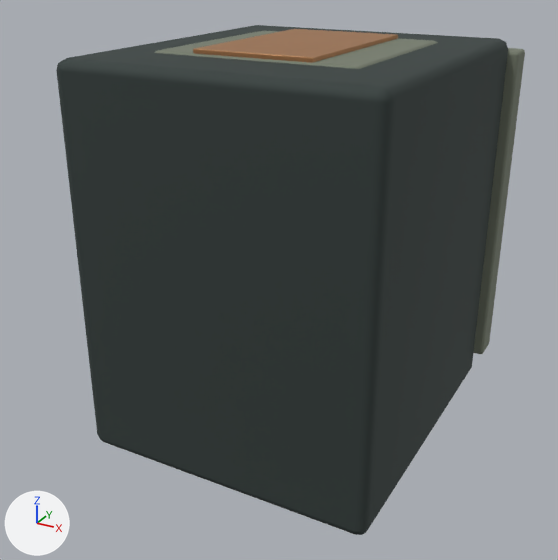
The Blender file tools/godot-campaign/structure-art/blend/relay-top-0.blend: old version first, new version second.
Camera for both pictures: a 50 mm lens placed at (0.849, -1.657, 1.212), pointed at (-0.028, -0.062, 0.414). The lights are fixed; the arrows at lower left show +X, +Y and +Z. The first picture is the older version.

Objects in the first picture: 'relay_0', 'relay_1', 'relay_3'.
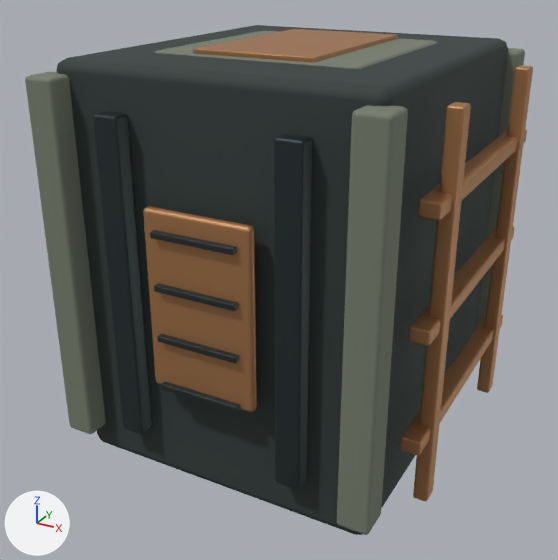
Where the change shows, as pixel boxes (x1, y1, x2, y2) in the pictures (558 x 560 px):
'relay_1', reshaped (35% wider, 56% taller)
    before: (154, 30, 525, 354)
    after: (25, 30, 525, 535)
'relay_3', reshaped
    before: (193, 29, 398, 63)
    after: (143, 29, 533, 501)
'relay_2', reshaped (not visible before)
    after: (93, 111, 312, 490)
part 1 of me_cube_001, added
    after: (25, 71, 106, 434)
part 2 of me_cube_001, added
    after: (337, 105, 408, 535)
part 3 of me_cube_003, added
    after: (93, 111, 152, 434)
part 4 of me_cube_003, added
    after: (274, 134, 312, 490)
part 5 of me_cube_003, added
    after: (161, 381, 241, 413)
part 6 of me_cube_003, added
    after: (158, 334, 239, 363)
part 7 of me_cube_003, added
    after: (154, 283, 238, 311)
part 8 of me_cube_003, added
    after: (150, 230, 237, 255)
part 9 of me_cube_005, added (orange)
    after: (143, 206, 257, 412)
part 10 of me_cube_005, added (orange)
    after: (400, 65, 533, 501)

Diff of the bpy script that builds the scene:
```diff
--- a/tools/godot-campaign/structure-art/blend/relay-top-0.blend.py
+++ b/tools/godot-campaign/structure-art/blend/relay-top-0.blend.py
@@ me_cube_001 @@
 # used by ob_relay_1; location = (0.0, 0.0, 0.0); rotation_euler = (1.571, 0.0, 0.0), in degrees (90, 0, 0)
-me_cube_001.from_pydata(...)  # 168 vertices, 162 faces; spans x -0.407..0.407, y 0.085..0.99, z -0.475..0.245
+me_cube_001.from_pydata(...)  # 280 vertices, 270 faces; spans x -0.407..0.407, y 0.085..0.99, z -0.475..0.475
+# me_cube_001 part 1: the loose piece of 56 vertices spanning x -0.407..-0.333, y 0.085..0.955, z -0.475..-0.395 is copied, and the copy is moved by (0.0, 0.0, 0.87); it spans x -0.407..-0.333, y 0.085..0.955, z 0.395..0.475
+# me_cube_001 part 2: the loose piece of 56 vertices spanning x 0.333..0.407, y 0.085..0.955, z -0.475..-0.395 is copied, and the copy is moved by (0.0, 0.0, 0.87); it spans x 0.333..0.407, y 0.085..0.955, z 0.395..0.475
 me_cube_001.materials.append(mat_relay_1)
@@ me_cube_003 @@
 # used by ob_relay_2; location = (0.0, 0.0, 0.0); rotation_euler = (1.571, 0.0, 0.0), in degrees (90, 0, 0)
-me_cube_003.from_pydata(...)  # 336 vertices, 324 faces; spans x -0.24..0.24, y 0.13..0.89, z -0.48..-0.421
+me_cube_003.from_pydata(...)  # 672 vertices, 648 faces; spans x -0.24..0.24, y 0.13..0.89, z -0.48..0.48
+# me_cube_003 part 3: the loose piece of 56 vertices spanning x -0.24..-0.18, y 0.13..0.89, z -0.463..-0.421 is copied, and the copy is moved by (0.0, 0.0, 0.884); it spans x -0.24..-0.18, y 0.13..0.89, z 0.421..0.463
+# me_cube_003 part 4: the loose piece of 56 vertices spanning x 0.18..0.24, y 0.13..0.89, z -0.463..-0.421 is copied, and the copy is moved by (0.0, 0.0, 0.884); it spans x 0.18..0.24, y 0.13..0.89, z 0.421..0.463
+# me_cube_003 part 5: the loose piece of 56 vertices spanning x -0.1..0.1, y 0.293..0.307, z -0.48..-0.464 is copied, and the copy is moved by (0.0, 0.0, 0.944); it spans x -0.1..0.1, y 0.293..0.307, z 0.464..0.48
+# me_cube_003 part 6: the loose piece of 56 vertices spanning x -0.1..0.1, y 0.413..0.427, z -0.48..-0.464 is copied, and the copy is moved by (0.0, 0.0, 0.944); it spans x -0.1..0.1, y 0.413..0.427, z 0.464..0.48
+# me_cube_003 part 7: the loose piece of 56 vertices spanning x -0.1..0.1, y 0.533..0.547, z -0.48..-0.464 is copied, and the copy is moved by (0.0, 0.0, 0.944); it spans x -0.1..0.1, y 0.533..0.547, z 0.464..0.48
+# me_cube_003 part 8: the loose piece of 56 vertices spanning x -0.1..0.1, y 0.653..0.667, z -0.48..-0.464 is copied, and the copy is moved by (0.0, 0.0, 0.944); it spans x -0.1..0.1, y 0.653..0.667, z 0.464..0.48
 me_cube_003.materials.append(mat_relay_2)
@@ me_cube_005 @@
 # used by ob_relay_3; location = (0.0, 0.0, 0.0); rotation_euler = (1.571, 0.0, 0.0), in degrees (90, 0, 0)
-me_cube_005.from_pydata(...)  # 112 vertices, 108 faces; spans x -0.145..0.145, y 0.29..0.999, z -0.465..0.235
+me_cube_005.from_pydata(...)  # 728 vertices, 702 faces; spans x -0.47..0.47, y 0.06..0.999, z -0.465..0.465
+# me_cube_005 part 9: the loose piece of 56 vertices spanning x -0.13..0.13, y 0.29..0.71, z -0.465..-0.441 is copied, and the copy is moved by (0.0, 0.0, 0.906); it spans x -0.13..0.13, y 0.29..0.71, z 0.441..0.465
+# me_cube_005 part 10: 280 vertices added at x 0.417..0.47, y 0.06..0.94, z -0.345..0.345
+# other edits to the shape of me_cube_005 do not show in these pictures
 me_cube_005.materials.append(mat_relay_3)
```
